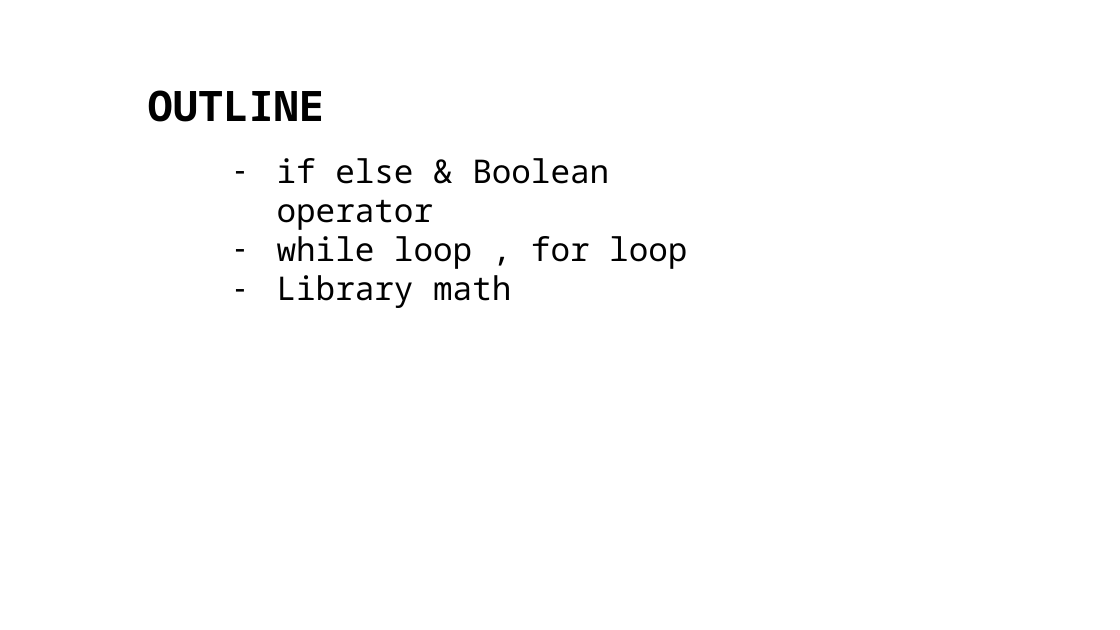
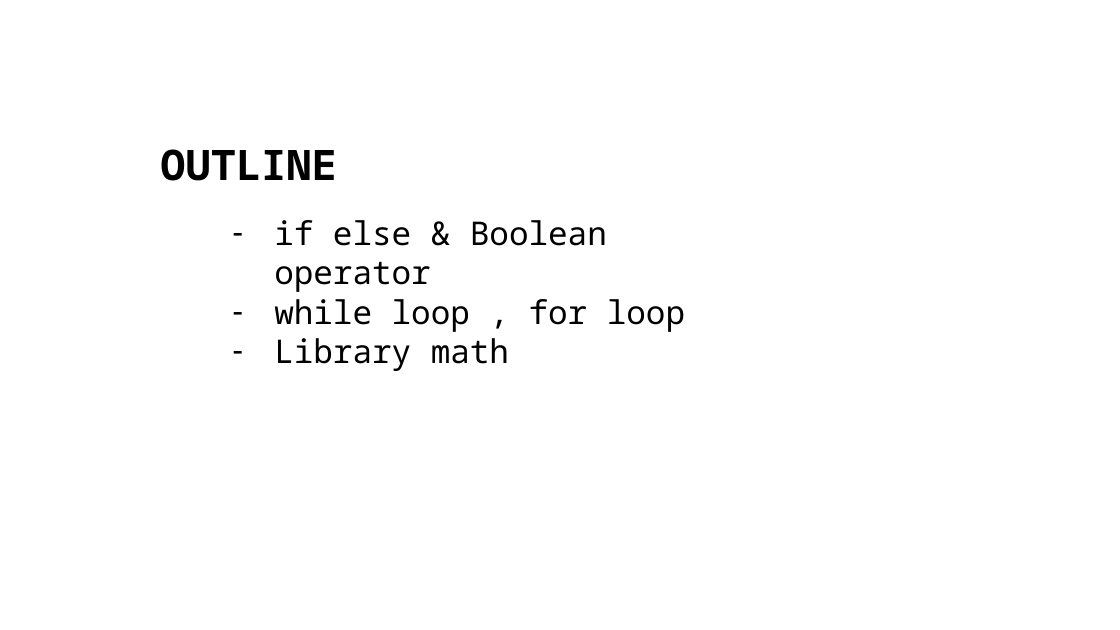
Before and after one commit to Vjumpkung/LetMeTiredPython, a slide deck: slide 2 of slide.pptx (slide 1 before the commit). Drawn at 1120x630 pixels with LibreOffice and Linux fonts; fonts in the diff are those of the drawing; background and template pictures are left out. Boxes give left, top, right and bottom in pixels: in the first picture for what was removed or moved away, otherwise in the second. Text is boxed around its words. In the diff, an @@ line names an element or a change of style, - is before the commit and + after.

```diff
--- a/slide.pptx
+++ b/slide.pptx
@@ text "OUTLINE": place and size @@
-text "OUTLINE" at box(148, 90, 324, 122)
+text "OUTLINE" at box(160, 149, 336, 181)
@@ text "if else & Boolean operator": place and size @@
-text "if else & Boolean operator" at box(277, 158, 687, 308)
+text "if else & Boolean operator" at box(274, 220, 685, 371)
```
Also in this commit, not shown: 16 other slides changed, 5 slides added.
